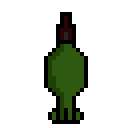
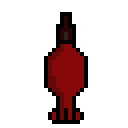
The second 128 x 128 image is a revision of the first. Changes to its layers:
painted on "Layer 1" over [48, 44, 84, 120]
